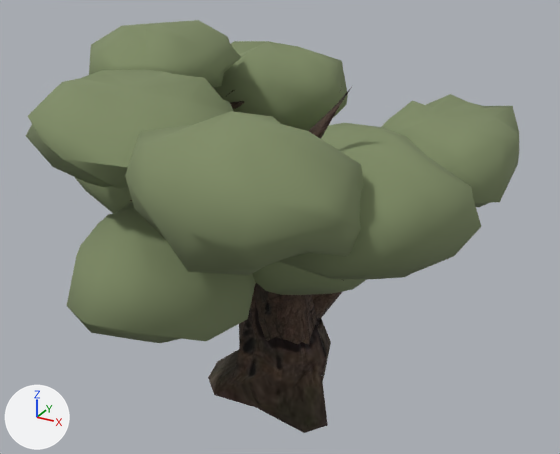
An edit to the glTF model game/models/biome2/a35_olive_b.glb, drawn before and after from the same camera.
The view is the same before and after, from a 50 mm lens placed at (0.708, -1.249, 1.032), pointed at (0.014, 0.012, 0.401). The axes (+X, +Y, +Z) are drawn at lower left. The lights are the same throughout. The picture after the commit comes second. Vertices at exactly the same position are counted once.

Names of what the first picture shows: 'body'.
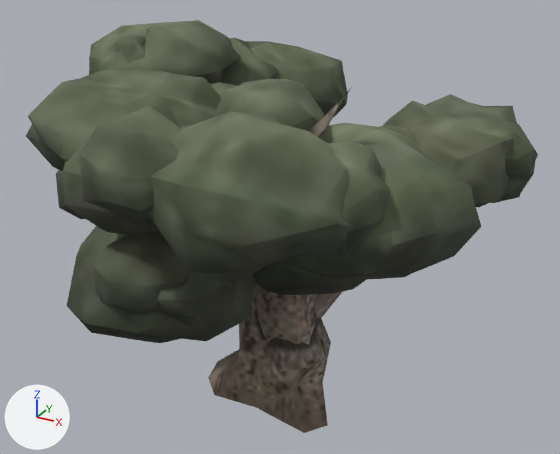
The newer file is also rescaled (x0.986) as a whole; pictures and numbers use the older file's frame.

Location of each change, (x1, y1, x2, y2) in pixels of the pictures (560 x 454 px):
'body', reshaped: before (26, 20, 519, 433); after (26, 20, 538, 433)
part 1 of me_object_1, added: after (56, 33, 538, 328)
part 2 of me_object_1, recoloured (lighter): before (130, 90, 349, 433); after (208, 90, 349, 433)
part 3 of me_object_1, recoloured (darker): (26, 20, 517, 343) in both

Diff of the bpy script that builds the scene:
```diff
--- a/game/models/biome2/a35_olive_b.glb.py
+++ b/game/models/biome2/a35_olive_b.glb.py
@@ img_paint_a35_olive_b @@
+img_paint_a35_olive_b = load_image('paint_a35_olive_b', '_unpacked/paint_a35_olive_b', 512, 512, 'sRGB')
@@ mat_fh_a35_olive_b @@
+mat_fh_a35_olive_b = principled_material('fh_a35_olive_b')
+mat_fh_a35_olive_b.texture = img_paint_a35_olive_b
+mat_fh_a35_olive_b.roughness = 0.92
@@ me_object_1 @@
 # used by ob_body; location = (0.0, 0.0, 0.0)
-me_object_1.from_pydata(...)  # 1600 vertices, 2146 faces; spans x -0.475..0.463, y -0.497..0.503, z 0.0..0.776
+me_object_1.from_pydata(...)  # 2524 vertices, 3906 faces; spans x -0.475..0.471, y -0.511..0.503, z 0.0..0.776
+# me_object_1 part 1: 924 vertices added at x -0.442..0.471, y -0.511..0.436, z 0.311..0.766
+# me_object_1 part 2: 826 faces spanning x -0.357..0.374, y -0.413..0.459, z 0.0..0.776 switch from mat_olive_tree_bark to mat_fh_a35_olive_b (picture img_paint_a35_olive_b)
+# me_object_1 part 3: 1320 faces spanning x -0.475..0.463, y -0.497..0.503, z 0.27..0.774 switch from mat_fh_crown_a35_olive_b (green #7f8c66) to mat_fh_a35_olive_b (picture img_paint_a35_olive_b)
```
